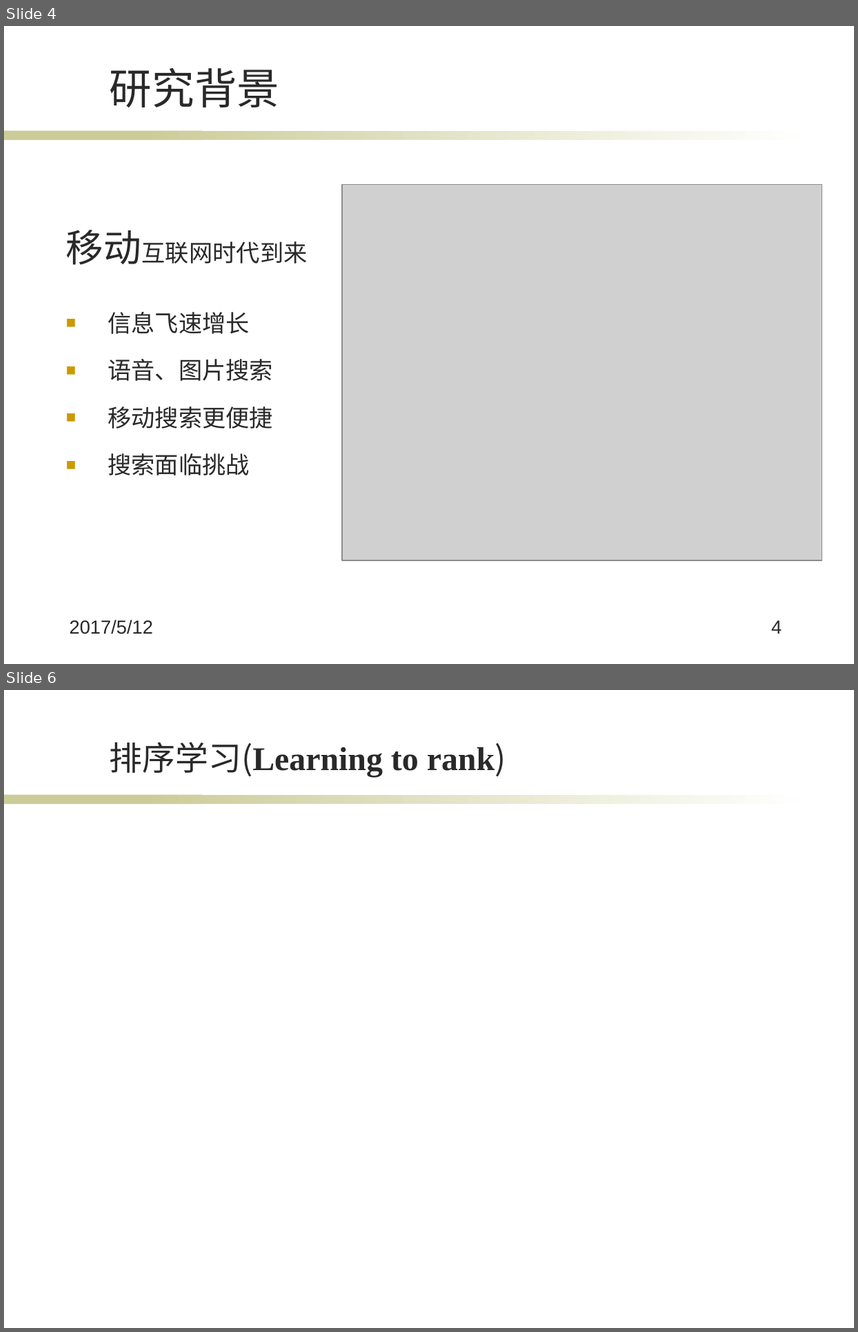
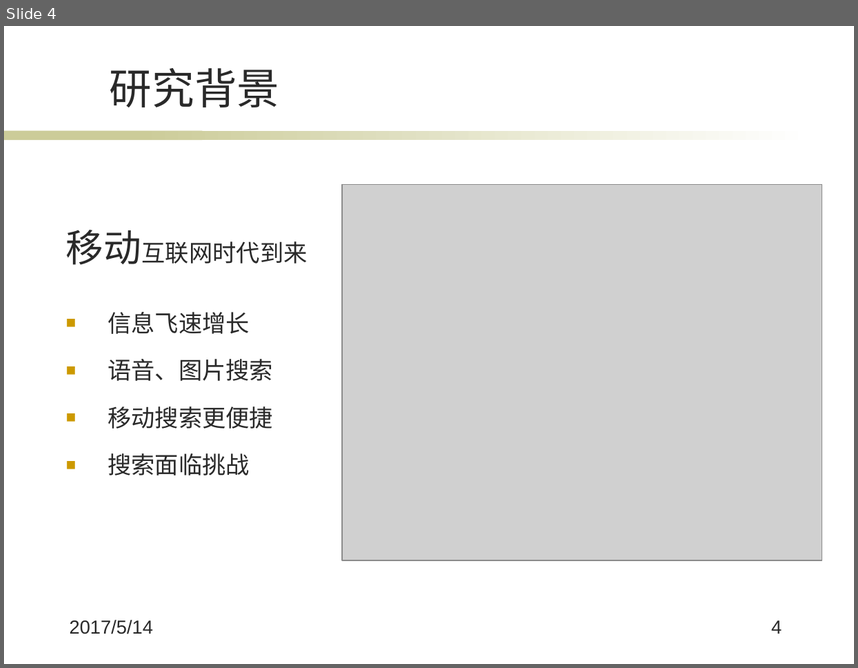
Before and after one commit to wqpod2g/paper, a slide deck: 毕业答辩ppt.pptx. Shown one above the other, each under a label of ours: slides 4 and 6 before the commit, slide 4 after it; the slides between them are not shown. The pictures are 858x1332 and 858x668 pixels, drawn with LibreOffice and Linux fonts; fonts in the diff are those of the drawing; grey boxes stand for pictures; background and template pictures are left out. Boxes give left, top, right and bottom in pixels: in the first picture for what was removed or moved away, otherwise in the second. Text is boxed around its words. In the diff, an @@ line names an element or a change of style, - is before the commit and + after.

```diff
--- a/毕业答辩ppt.pptx
+++ b/毕业答辩ppt.pptx
@@ slide 6 removed at box(4, 690, 854, 1328), background #FFFFFF; not listed: 2 template elements that a slide beside it also shows @@
@@ title removed at box(110, 742, 506, 778) @@
-排序学习(Learning to rank)
@@ slide 4 changed as well @@
@@ text at box(70, 619, 153, 634): text changed @@
-2017/5/12
+2017/5/14
```
Also in this commit, not shown: 18 other slides changed, 3 slides added, 10 other slides removed.
